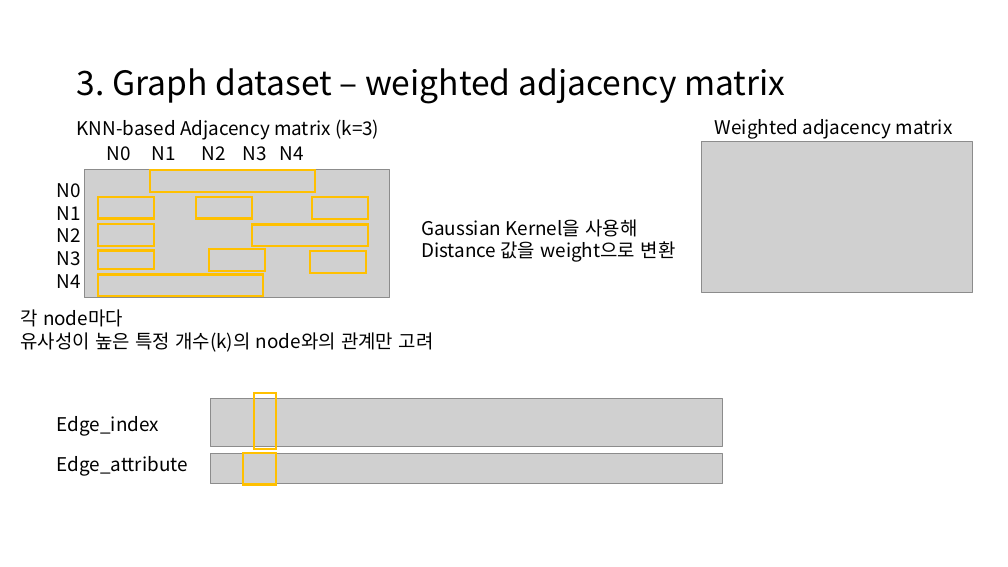
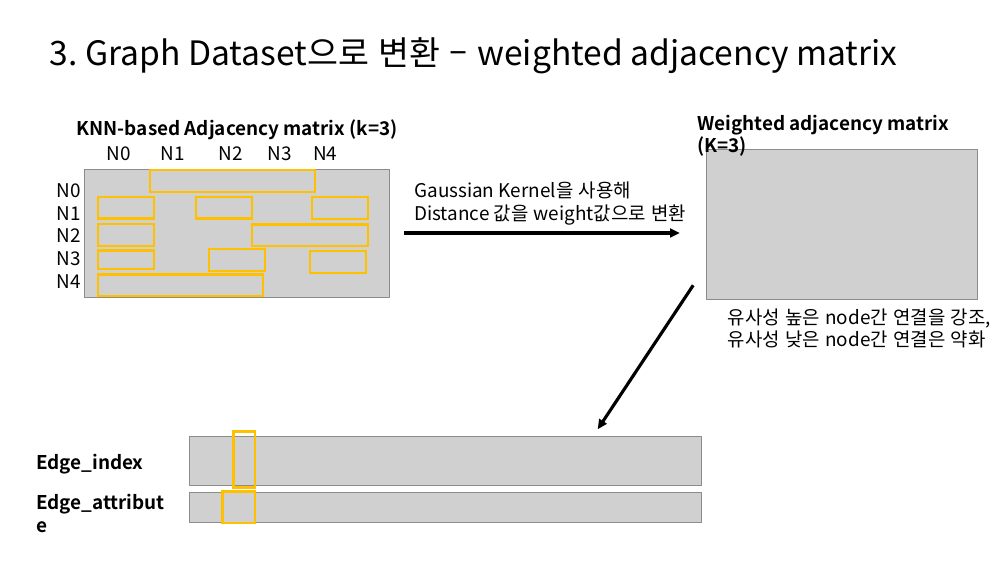
Before and after one commit to janett105/GNN_SCHZ, a slide deck: slide 9 of Presentation/초기 발표 (1).pptx. Drawn at 1008x567 pixels with LibreOffice and Linux fonts; fonts in the diff are those of the drawing; grey boxes stand for pictures. Boxes give left, top, right and bottom in pixels: in the first picture for what was removed or moved away, otherwise in the second. Text is boxed around its words. In the diff, an @@ line names an element or a change of style, - is before the commit and + after.

```diff
--- a/Presentation/초기 발표 (1).pptx
+++ b/Presentation/초기 발표 (1).pptx
@@ text at [50, 37, 897, 74]: text changed @@
-3. Graph dataset – weighted adjacency matrix
+3. Graph Dataset으로 변환 – weighted adjacency matrix
@@ text at [697, 114, 949, 158]: text changed; bold on @@
-Weighted adjacency matrix
+Weighted adjacency matrix (K=3)
@@ text "N0 N1 N2 N3 N4" rewrapped from [107, 146, 303, 161] to [107, 146, 337, 161] @@
@@ picture: place and size @@
-picture at [702, 142, 972, 293]
+picture at [707, 149, 978, 299]
@@ text "Gaussian Kernel을 사용해": place and size @@
-text "Gaussian Kernel을 사용해" at [421, 219, 676, 262]
+text "Gaussian Kernel을 사용해" at [414, 181, 686, 225]
@@ text at [414, 204, 686, 225]: text changed @@
-Distance 값을 weight으로 변환
+Distance 값을 weight값으로 변환
@@ arrow added from (405, 233) to (680, 233), #000000 3 pt @@
@@ arrow added from (693, 285) to (598, 430), #000000 3 pt @@
@@ text at [728, 308, 991, 348]: text changed @@
-각 node마다
-유사성이 높은 특정 개수(k)의 node와의 관계만 고려
+유사성 높은 node간 연결을 강조,
+유사성 낮은 node간 연결은 약화
@@ rectangle: place and size @@
-rectangle at [254, 394, 276, 450]
+rectangle at [233, 431, 255, 487]
@@ bold on in 3 elements at [77, 119, 398, 140], [36, 453, 144, 474], [36, 493, 165, 514] @@
@@ text "Edge_attribute": place and size @@
-text "Edge_attribute" at [57, 456, 188, 476]
+text "Edge_attribute" at [36, 493, 165, 514]
@@ 2 pictures, 1 text, 1 rectangle: place and size @@
-2 pictures, 1 text, 1 rectangle at [57, 399, 723, 484]
+2 pictures, 1 text, 1 rectangle at [36, 437, 702, 523]
```
Also in this commit, not shown: 7 other slides changed, 5 slides added, 1 slide removed, 30 other files.
